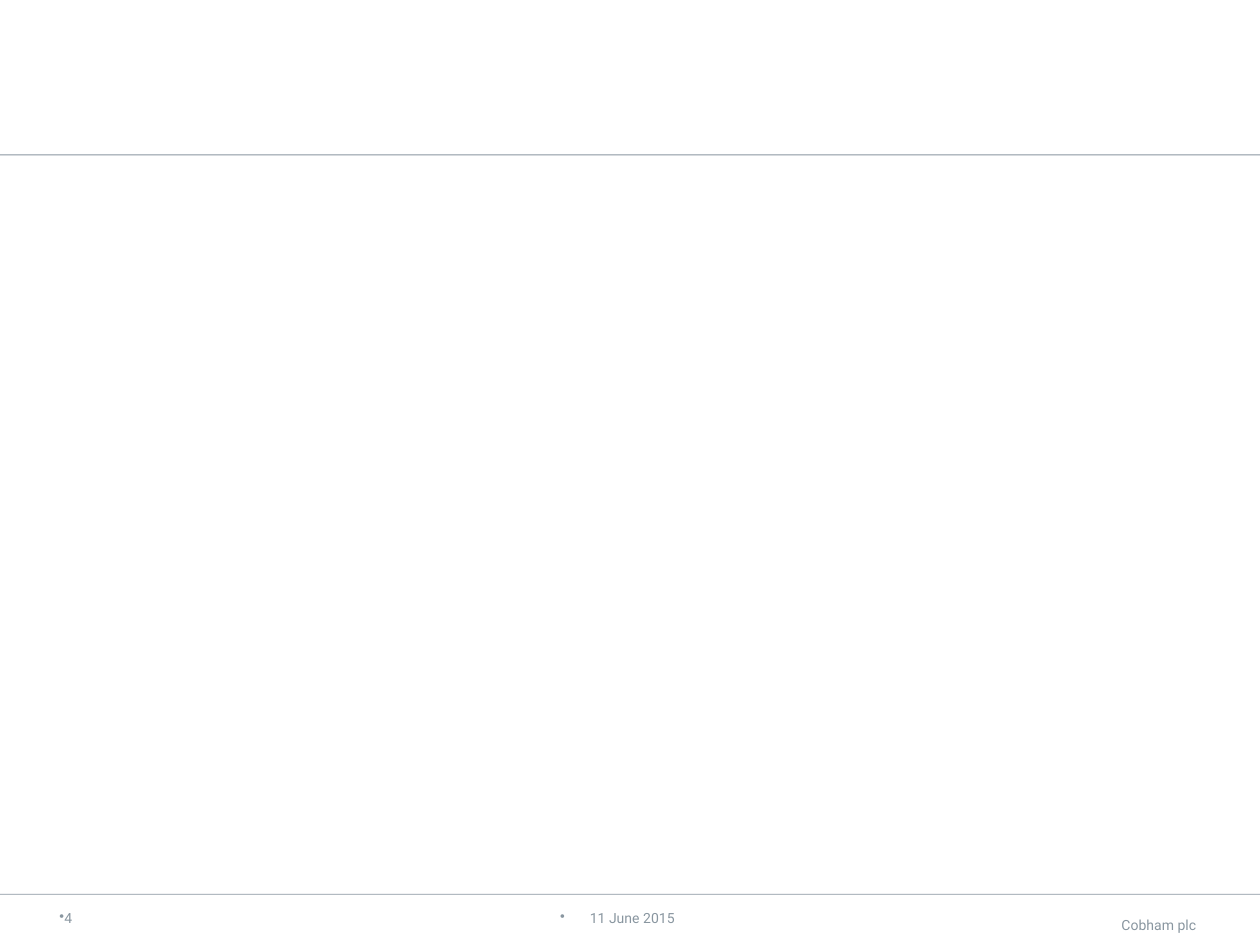
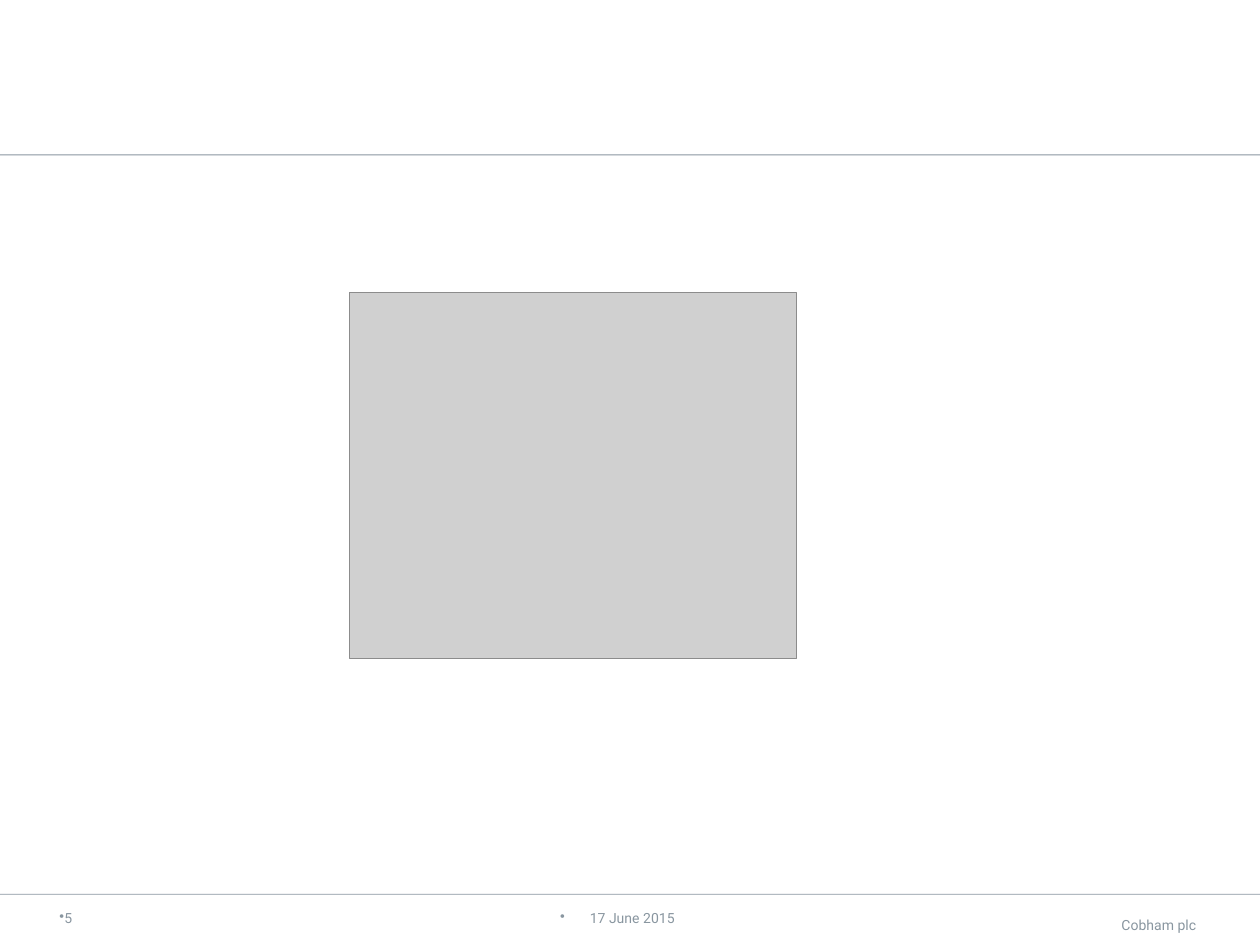
Before and after one commit to neha-bansal/Demos, a slide deck: slide 6 of infinispan-embedded-tutorial/Infinispan.pptx (slide 5 before the commit). Drawn at 1260x945 pixels with LibreOffice and Linux fonts; fonts in the diff are those of the drawing; grey boxes stand for pictures; background and template pictures are left out. Boxes give left, top, right and bottom in pixels: in the first picture for what was removed or moved away, otherwise in the second. Text is boxed around its words. In the diff, an @@ line names an element or a change of style, - is before the commit and + after.

```diff
--- a/infinispan-embedded-tutorial/Infinispan.pptx
+++ b/infinispan-embedded-tutorial/Infinispan.pptx
@@ picture added at (349, 292, 796, 659) @@
@@ page number at (64, 913, 72, 923): text changed @@
-4
+5
@@ text at (590, 913, 675, 923): text changed @@
-11 June 2015
+17 June 2015
```
Also in this commit, not shown: 6 other slides changed, 4 slides added, 6 other files.
